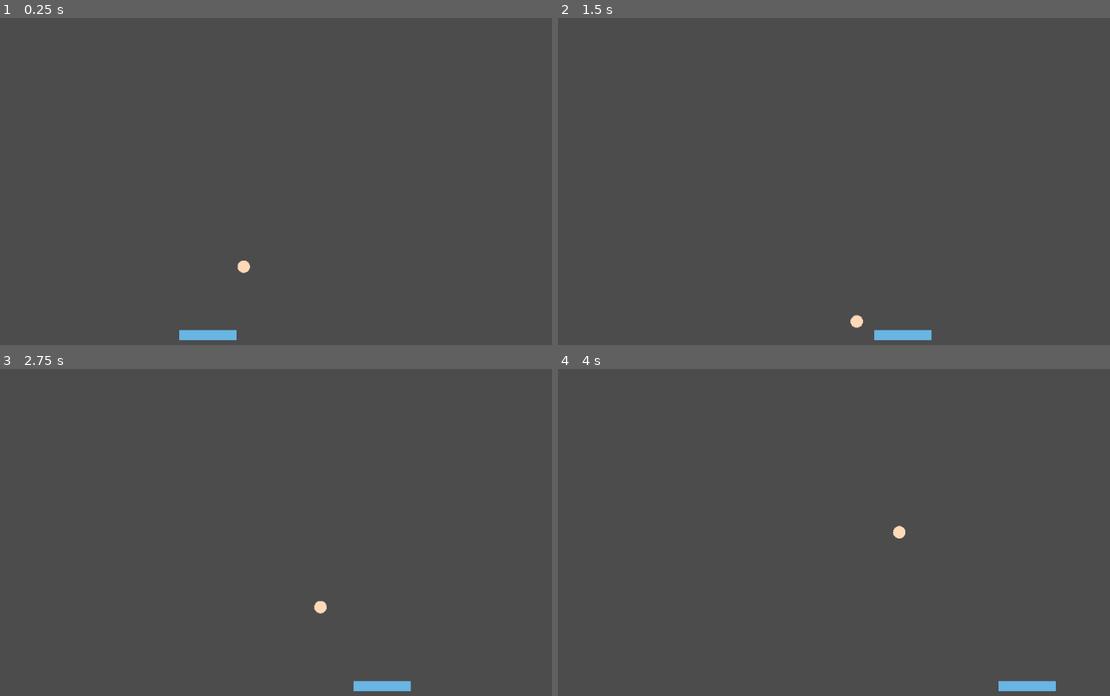
Above: before the commit, frames 1-4 (two rows, left to right).
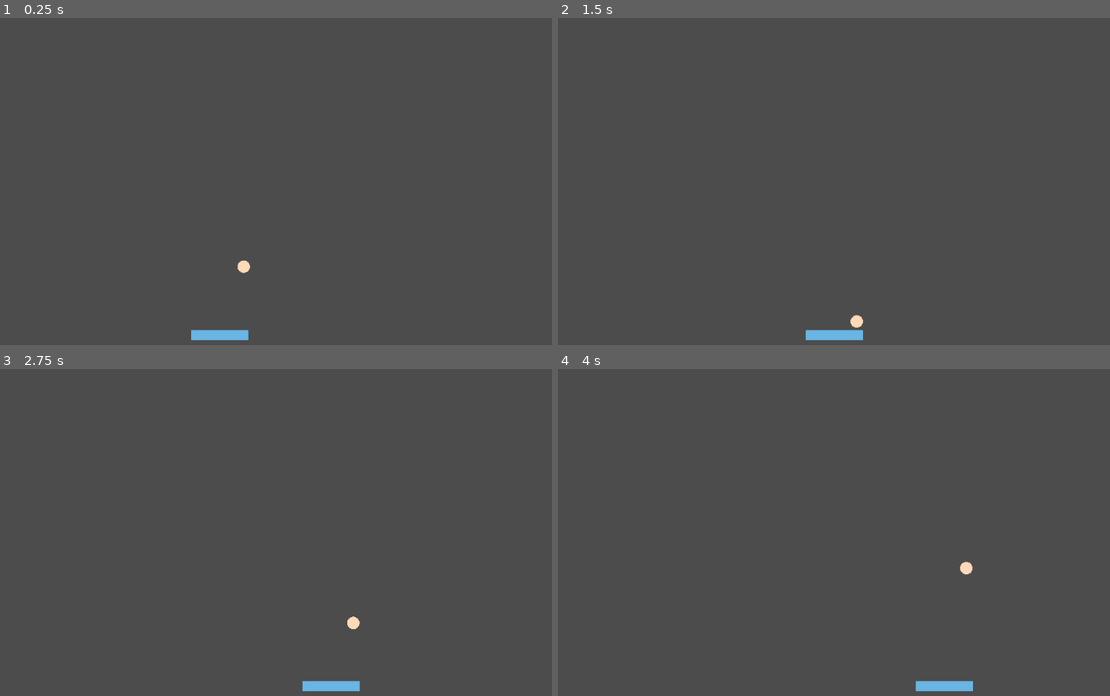
Above: after the commit, the same moments.

Repository: marc-hugh-tom/gmtk-game-jam-2023
Game: Godot game, scene res://scenes/GameState.tscn
Two runs of this game, one before a commit and one after it. Both use one fixed random seed, a clock stepped at 60 frames per second and the inputs below.
Inputs:
- Up to frame 1 (0.25 s): no input
- Up to frame 2 (1.5 s): hold Right (ui_right) 0.53-1.28 s; hold Left (ui_left) from 1.28 s (still down)
- Up to frame 3 (2.75 s): release Left (ui_left) at 2.03 s; hold Right (ui_right) from 2.03 s (still down)
- Up to frame 4 (4 s): release Right (ui_right) at 3.53 s; hold Left (ui_left) from 3.53 s (still down)

The runs differ from the first frame. In frame 1, 0.1% of the frame differs, in the area x 32-46%, y 95-99%; in frame 2, 0.7%; in frame 3, 0.7%; in frame 4, 0.8%, in the area x 60-91%, y 47-99%.

Commit message:
wip

Diff:
--- a/scripts/GameState.gd
+++ b/scripts/GameState.gd
@@ -1,6 +1,8 @@
 extends Node2D
 
 onready var blocks_parent = get_node("blocks")
+onready var paddle = get_node("Paddle")
+onready var ball = get_node("balls/Ball")
 
 const BlockFactory = preload("res://scenes/Block.tscn")
 
@@ -13,6 +15,9 @@
 	var new_block = BlockFactory.instance()
 	new_block.position = position
 	blocks_parent.add_child(new_block)
+
+func _process(delta):
+	paddle.set_ball_position(ball.position)
 
 func _get_potential_block_placement_positions():
 	var block_width = 40 * 2
--- a/scripts/Paddle.gd
+++ b/scripts/Paddle.gd
@@ -3,11 +3,22 @@
 var direction = Vector2.ZERO
 var speed = 400.0
 
+var ball_position = null
+
+var DEBUG = false
+
+func set_ball_position(pos):
+	ball_position = pos
+
 func _physics_process(delta):
-	direction = Vector2.ZERO
-	if Input.is_action_pressed("ui_left"):
-		direction += Vector2(-1, 0)
-	if Input.is_action_pressed("ui_right"):
-		direction += Vector2(1, 0)
+	if ball_position != null:
+		position.x = lerp(position.x, ball_position.x, delta * 2)
 
-	position += direction.normalized() * speed * delta
+	if DEBUG:
+		direction = Vector2.ZERO
+		if Input.is_action_pressed("ui_left"):
+			direction += Vector2(-1, 0)
+		if Input.is_action_pressed("ui_right"):
+			direction += Vector2(1, 0)
+
+		position += direction.normalized() * speed * delta
